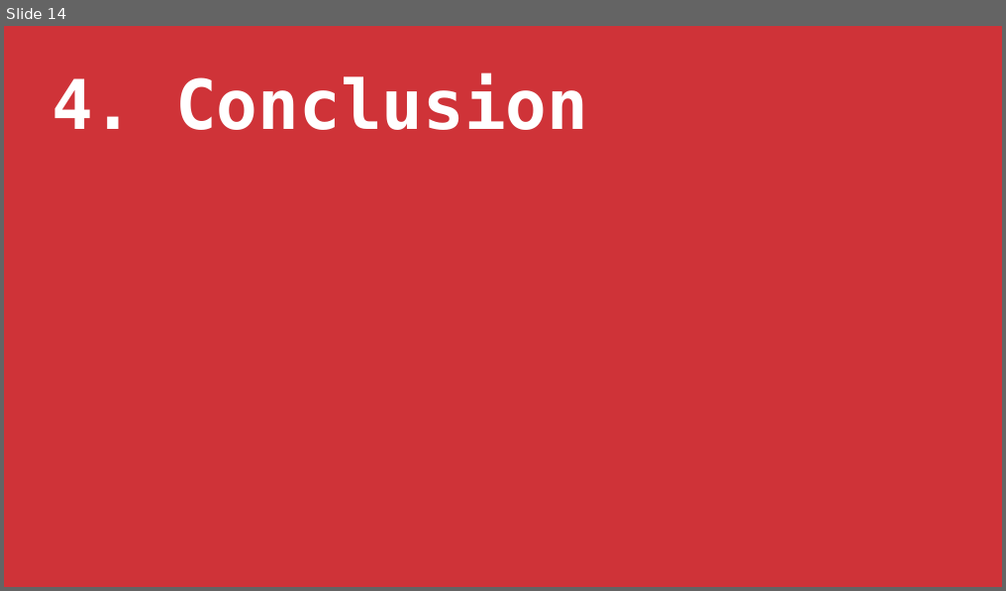
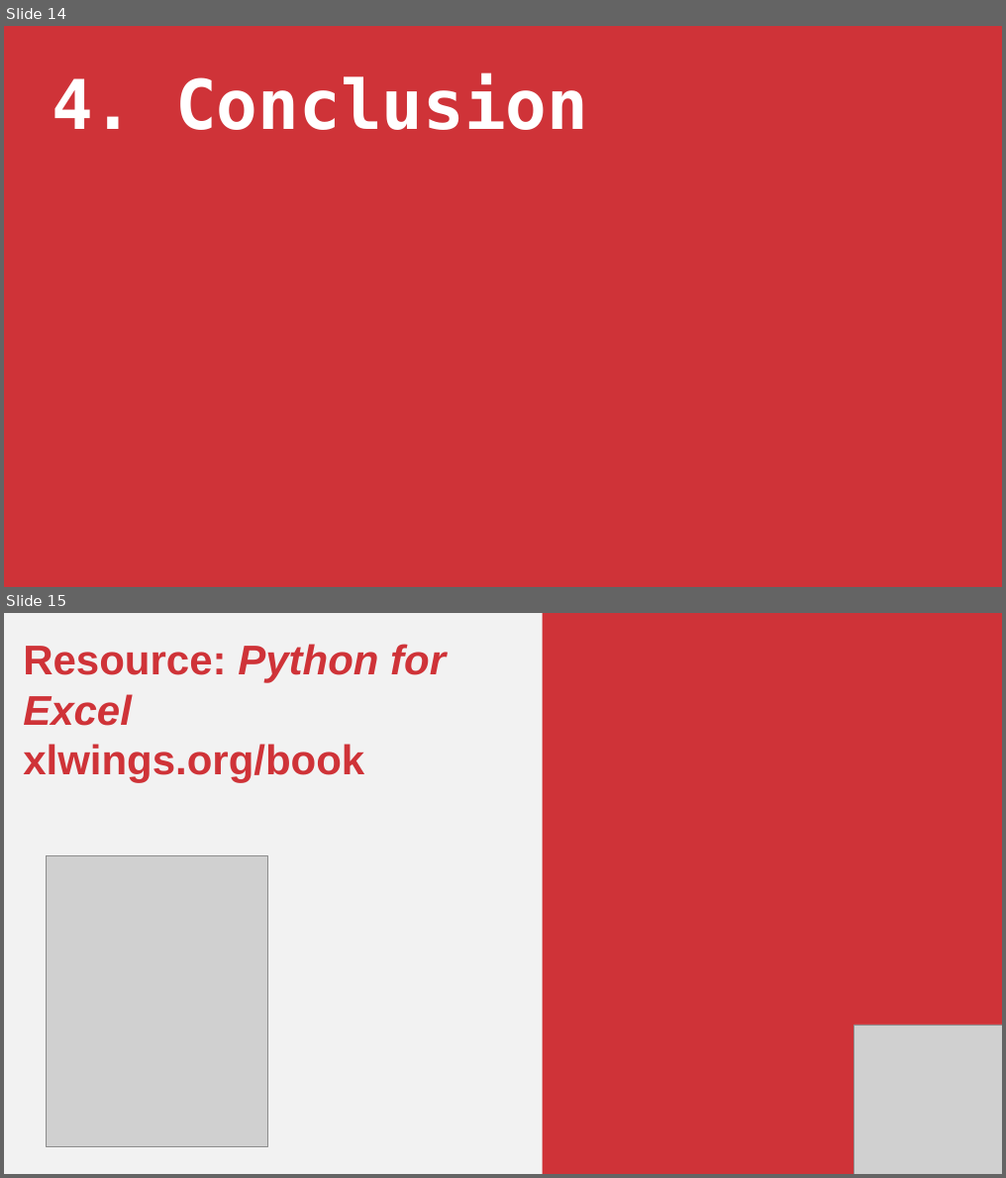
Before and after one commit to stringfestdata/python-in-excel-crash-course, a slide deck: python-in-excel-crash-course.pptx. Shown one above the other, each under a label of ours: slide 14 before the commit, slides 14 and 15 after it. The pictures are 1006x591 and 1006x1178 pixels, drawn with LibreOffice and Linux fonts; fonts in the diff are those of the drawing; grey boxes stand for pictures. Boxes give left, top, right and bottom in pixels: in the first picture for what was removed or moved away, otherwise in the second. Text is boxed around its words. In the diff, an @@ line names an element or a change of style, - is before the commit and + after.

```diff
--- a/python-in-excel-crash-course.pptx
+++ b/python-in-excel-crash-course.pptx
@@ slide 15 added at [4,613,1002,1174], background #F2F2F2 @@
@@ rectangle added at [542,613,1002,1174], fill #CF3338 @@
@@ text added at [23,644,446,782], 60 pt, text #CF3338, bold @@
+Resource: Python for Excel
+xlwings.org/book
@@ picture added at [46,857,267,1148] @@
@@ picture added at [854,1025,1002,1174] @@
```
Also in this commit, not shown: 2 slides changed, 3 other slides added, 3 slides removed.
